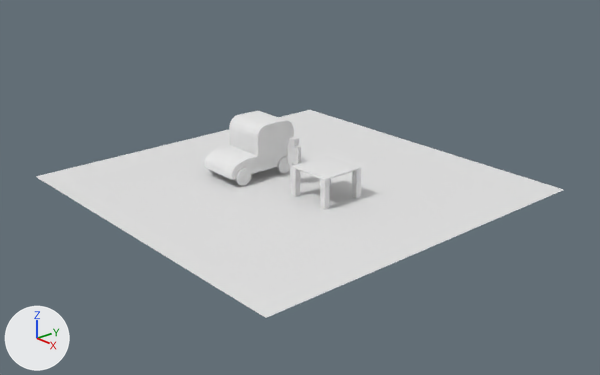
The Blender file Character.blend as it was, and as the next commit left it.
The view is the same before and after, from a 50 mm lens placed at (25.2, -21.6, 12.8), pointed at (0.6, -0.2, 0.0). Lighting does not change. The marker at lower left points along +X, +Y and +Z.

Objects in the first picture: 'Car', 'Ground', 'Table'.
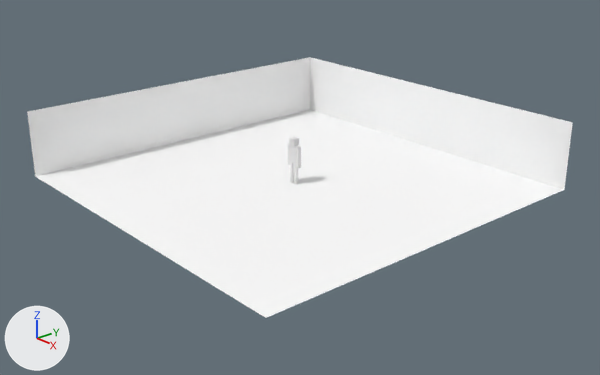
The change, as a diff of the scene's bpy script:
```diff
--- a/Character.blend.py
+++ b/Character.blend.py
@@ mat_ground @@
+mat_ground = diffuse_material('Ground')
+mat_ground.base_color = (1.0, 1.0, 1.0)  # white #ffffff
@@ me_ground @@
 # used by ob_ground; location = (0.0, 0.0, 0.0); scale = (8.0, 8.0, 8.0)
 # verts and faces of me_ground; kept vertices keep their numbers, new ones are numbered from 4
 # before: 0 (-1.0, -1.0, 0.0) at pixel (35, 176), 2 (-1.0, 1.0, 0.0) at pixel (309, 109), 3 (1.0, 1.0, 0.0) at pixel (564, 189)
-me_ground.from_pydata(...)  # 4 vertices, 1 face; spans x -1.0..1.0, y -1.0..1.0, z 0.0
+me_ground.from_pydata(...)  # 7 vertices, 3 faces; spans x -1.0..1.0, y -1.0..1.0, z 0.0..0.37
+# me_ground part 1
+for new, old in zip([4, 5, 6], [0, 2, 3]): verts[new] = verts[old] + (0.0, 0.0, 0.37)
+faces += [(2, 3, 6, 5), (0, 2, 5, 4)]
+# me_ground part 2: 1 face spanning x -1.0..1.0, y -1.0..1.0, z 0.0 switches from no material to mat_ground (white #ffffff)
+me_ground.materials.append(mat_ground)  # white #ffffff
@@ ob_table @@
-ob_table = bpy.data.objects.new('Table', me_table)
-ob_table.location = (1.98, 0.0, 0.87)
@@ ob_car @@
-ob_car = bpy.data.objects.new('Car', me_car)
-ob_car.location = (-1.16, -1.81, 0.4)
-ob_car.rotation_euler = (0.0, 1.571, 0.0)  # degrees (0, 90, 0)
-ob_car.scale = (0.376, 0.376, 0.0484)
```

Pixel boxes (x1, y1, x2, y2) of what changed, in the pictures (600 x 375 px):
'Ground', reshaped (25% taller)
    before: (36, 110, 563, 318)
    after: (27, 57, 573, 318)
'Car', deleted
    before: (204, 111, 294, 186)
'Table', deleted
    before: (291, 155, 361, 210)
part 1 of me_ground, added
    after: (27, 57, 573, 190)
part 2 of me_ground, recoloured
    both: (36, 110, 563, 318)
